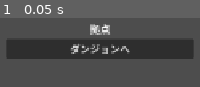
Above: before the commit, frame 1.
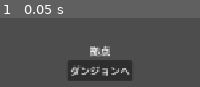
Above: after the commit, the same moment.

Repository: JeflyMarte/crownfall
Game: Godot game, scene res://scenes/base/BaseScene.tscn
Two runs of this game, one before a commit and one after it. Both use one fixed random seed, a clock stepped at 60 frames per second and the inputs below. The project has no main scene, so this scene is started directly.
Inputs:
- Up to frame 1 (0.05 s): no input

The runs differ from the first frame. In frame 1, 34% of the frame differs, in the area x 3-97%, y 8-92%.

Commit message:
fix: center VBoxContainer with anchor preset (Task004 補足)
固定offsetからGodotのアンカーレイアウト（anchors_preset=8 CENTER）へ変更。
解像度に依存しない中央配置になる。

Co-Authored-By: Claude Sonnet 4.6 <noreply@anthropic.com>

Diff:
--- a/scenes/base/BaseScene.tscn
+++ b/scenes/base/BaseScene.tscn
@@ -8,10 +8,14 @@
 script = ExtResource("1")
 
 [node name="VBoxContainer" type="VBoxContainer" parent="."]
-offset_left = 490.0
-offset_top = 295.0
-offset_right = 790.0
-offset_bottom = 425.0
+layout_mode = 1
+anchors_preset = 8
+anchor_left = 0.5
+anchor_top = 0.5
+anchor_right = 0.5
+anchor_bottom = 0.5
+grow_horizontal = 2
+grow_vertical = 2
 
 [node name="LabelTitle" type="Label" parent="VBoxContainer"]
 layout_mode = 2
